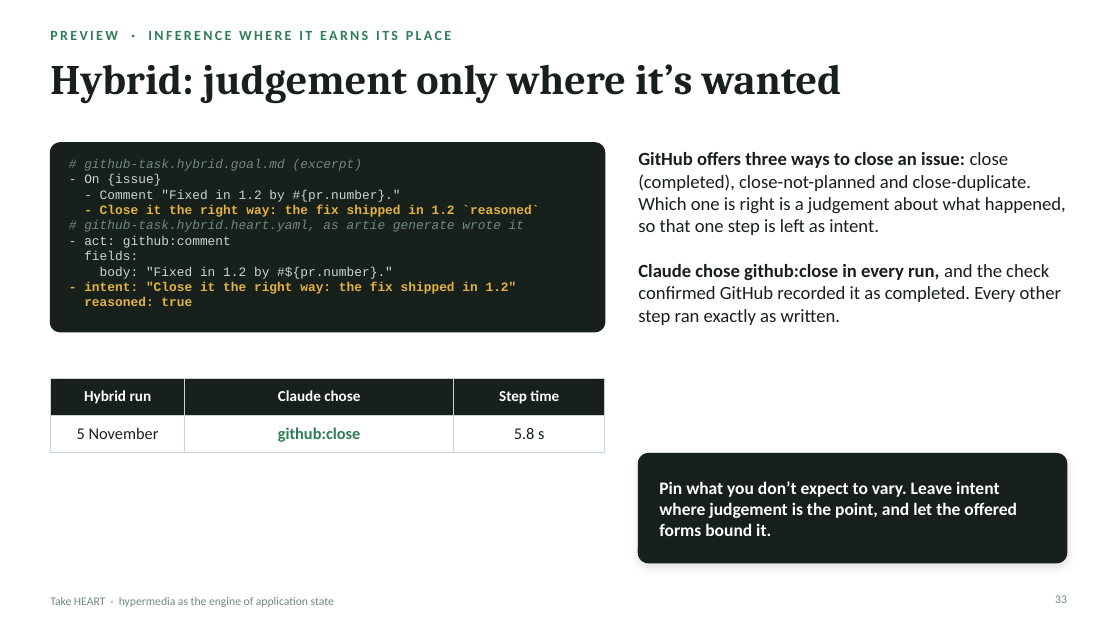
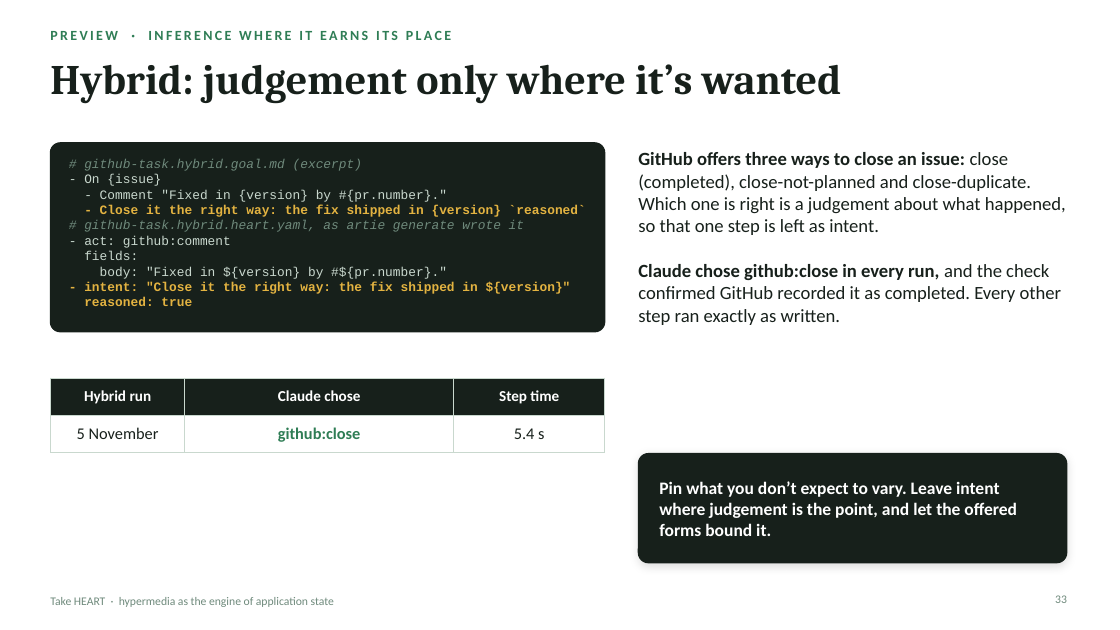
Before and after one commit to JogoShugh/heart-rise-artie, a slide deck: slide 33 of docs/decks/take-heart/Take_HEART_1_2.pptx. Drawn at 1120x630 pixels with LibreOffice and Linux fonts; fonts in the diff are those of the drawing. Boxes give left, top, right and bottom in pixels: in the first picture for what was removed or moved away, otherwise in the second. Text is boxed around its words. In the diff, an @@ line names an element or a change of style, - is before the commit and + after.

```diff
--- a/docs/decks/take-heart/Take_HEART_1_2.pptx
+++ b/docs/decks/take-heart/Take_HEART_1_2.pptx
@@ text at bbox=[100, 189, 586, 217]: text changed @@
-- Comment "Fixed in 1.2 by #{pr.number}."
-- Close it the right way: the fix shipped in 1.2 `reasoned`
+- Comment "Fixed in {version} by #{pr.number}."
+- Close it the right way: the fix shipped in {version} `reasoned`
@@ text at bbox=[84, 266, 571, 294]: text changed @@
-body: "Fixed in 1.2 by #${pr.number}."
-- intent: "Close it the right way: the fix shipped in 1.2"
+body: "Fixed in ${version} by #${pr.number}."
+- intent: "Close it the right way: the fix shipped in ${version}"
@@ table at bbox=[50, 378, 605, 462] @@
-row 2, column 3: 5.8 s
+row 2, column 3: 5.4 s
```
Also in this commit, not shown: 6 other slides changed, 22 other files.
